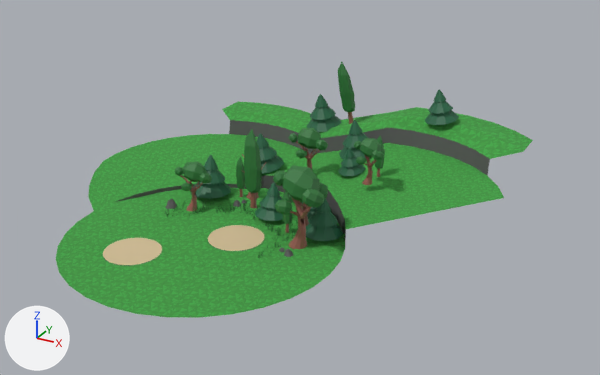
Renders of the glTF model Assets/models/zones/FigthZone1.glb from each side of a commit.
Rendered twice from a 50 mm lens placed at (37.1, -50.5, 32.1), pointed at (5.4, 7.1, 3.3). The lights are fixed; the arrows at lower left show +X, +Y and +Z. Where no turn or scale is listed for an object, it has been applied to the vertices. Vertices at the same position are counted once.

Names of what the first picture shows: 'FightScene', 'zone.001', 'zone.002'.
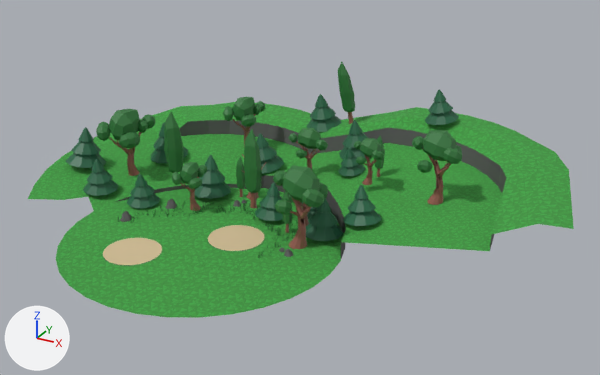
Commit message: Zone 1 foctionnelle (barrieres a corriger)

The change, as a list of edits to the scene's bpy script:
```text
Change me_cube_006:
    remove me_cube_006.from_pydata(...)  # 6782 vertices, 11878 faces; spans x -24.7..14.2, y -12.4..25.3, z -0.4..10.8
    add me_cube_006.from_pydata(...)  # 9217 vertices, 16286 faces; spans x -29.0..21.2, y -12.4..25.3, z -0.4..10.8
    me_cube_006 part 1: the loose piece of 26 vertices spanning x -10.6..-9.7, y 3.6..4.6, z 3.0..4.1 is turned -115.1 degrees about the z axis through its middle, then moved by (-2.2, -1.3, 0.0)
    me_cube_006 part 2: the loose piece of 26 vertices spanning x -12.7..-12.1, y 4.1..4.8, z 3.2..4.0 is turned -115.1 degrees about the z axis through its middle, then moved by (1.3, 0.3, 0.0)
    me_cube_006 part 3: the loose piece of 26 vertices spanning x -12.2..-11.2, y 2.9..3.8, z 2.3..3.1 is multiplied about its middle by the matrix ((-0.231, -1.188, -0.271), (1.011, -0.341, 0.631), (-0.679, -0.103, 1.032)), then moved by (0.9, 0.1, 0.5)
    me_cube_006 part 4: the loose piece of 26 vertices spanning x 3.1..4.1, y 9.6..10.6, z 5.7..6.7 is copied, and the copy is scaled about its middle by (1.5, 1.49, 1.47), then moved by (6.8, -0.8, 1.5); it spans x 9.7..11.1, y 8.6..10.0, z 7.0..8.4
    me_cube_006 part 5: the loose piece of 26 vertices spanning x -13.3..-12.5, y 3.6..4.3, z 3.3..4.1 is multiplied about its middle by the matrix ((1.228, 0.622, -0.089), (-0.622, 1.232, 0.025), (0.091, 0.018, 1.377)), then moved by (19.8, 6.9, 4.0)
    me_cube_006 part 6: the loose piece of 26 vertices spanning x 1.6..3.6, y 10.0..11.5, z 5.7..7.3 is copied, and the copy is scaled about its middle by (1.5, 1.49, 1.47), then moved by (6.3, -0.5, 1.5); it spans x 7.5..10.4, y 9.2..11.4, z 6.8..9.3
    me_cube_006 part 7: the loose piece of 26 vertices spanning x 1.5..2.5, y 9.7..10.6, z 5.0..5.8 is copied, and the copy is scaled about its middle by (1.48, 1.49, 1.5), then moved by (6.1, -0.8, 0.9); it spans x 7.4..8.8, y 8.7..10.0, z 5.8..6.9
    me_cube_006 part 8: the loose piece of 26 vertices spanning x -10.6..-9.7, y 3.6..4.6, z 3.0..4.1 is copied, and the copy is turned -126.1 degrees about the z axis through its middle and scaled by 1.6, then moved by (-12.2, 0.9, 2.0); it spans x -23.1..-21.5, y 4.2..5.9, z 4.7..6.3
    me_cube_006 part 9: the loose piece of 26 vertices spanning x -13.3..-12.5, y 3.6..4.3, z 3.3..4.1 is copied, and the copy is turned -126.1 degrees about the z axis through its middle and scaled by 1.6, then moved by (-7.0, 4.7, 2.1); it spans x -20.6..-19.2, y 8.0..9.4, z 5.1..6.4
    me_cube_006 part 10: the loose piece of 26 vertices spanning x -12.7..-12.1, y 4.1..4.8, z 3.2..4.0 is copied, and the copy is turned -126.1 degrees about the z axis through its middle and scaled by 1.6, then moved by (-7.4, 3.1, 2.0); it spans x -20.3..-19.2, y 7.1..8.1, z 5.0..6.3
    me_cube_006 part 11: the loose piece of 26 vertices spanning x -12.0..-10.8, y 4.7..5.8, z 2.6..3.7 is copied, and the copy is turned -126.1 degrees about the z axis through its middle and scaled by 1.6, then moved by (-8.3, 0.3, 1.7); it spans x -20.5..-18.8, y 4.6..6.5, z 4.0..5.7
    me_cube_006 part 12: the loose piece of 26 vertices spanning x -12.4..-10.4, y 3.4..5.2, z 2.9..4.7 is copied, and the copy is turned -126.1 degrees about the z axis through its middle and scaled by 1.6, then moved by (-9.5, 2.2, 2.2); it spans x -22.1..-19.7, y 4.9..8.1, z 4.6..7.4
    me_cube_006 part 13: the loose piece of 46 vertices spanning x -8.1..-6.3, y 6.5..8.0, z 1.6..7.7 is copied, and the copy is turned 42.3 degrees about the z axis through its middle, then moved by (-8.9, 0.3, 0.0); it spans x -17.0..-15.2, y 6.7..8.2, z 1.6..7.7
    me_cube_006 part 14: the loose piece of 26 vertices spanning x -6.2..-5.3, y 11.7..12.5, z 5.0..5.9 is copied, and the copy is turned -124.2 degrees about the z axis through its middle and scaled by 1.22, then moved by (-7.4, 6.3, 0.1); it spans x -13.7..-12.6, y 17.8..18.9, z 5.0..6.1
    me_cube_006 part 15: the loose piece of 26 vertices spanning x -5.5..-4.9, y 12.2..12.9, z 5.0..5.8 is copied, and the copy is turned -124.2 degrees about the z axis through its middle and scaled by 1.22, then moved by (-7.8, 4.9, 0.1); it spans x -13.5..-12.6, y 17.1..17.9, z 5.0..6.0
    me_cube_006 part 16: the loose piece of 26 vertices spanning x -4.7..-3.5, y 12.8..14.0, z 4.4..5.5 is copied, and the copy is turned -124.2 degrees about the z axis through its middle and scaled by 1.22, then moved by (-8.9, 2.5, -0.1); it spans x -13.7..-12.3, y 15.0..16.6, z 4.2..5.5
    me_cube_006 part 17: the loose piece of 26 vertices spanning x -5.2..-3.2, y 11.4..13.3, z 4.7..6.6 is copied, and the copy is turned -124.2 degrees about the z axis through its middle and scaled by 1.22, then moved by (-9.8, 4.2, 0.1); it spans x -15.0..-13.0, y 15.3..17.9, z 4.6..6.9
    me_cube_006 part 18: 37 vertices moved from x -12.9..-10.4, y 3.6..5.1, z 0.1..4.1 to x -12.5..-11.1, y 2.9..5.4, z 0.1..4.7; 384 vertices removed from x -12.9..-10.3, y 3.2..5.8, z 0.1..4.7; 1728 vertices added at x -29.0..-10.9, y -2.0..22.9, z 0.1..6.0
    me_cube_006 part 19: 1 vertex removed from x 14.1, y 17.4, z 6.0; 407 vertices added at x 2.9..21.2, y 1.8..18.7, z 1.8..7.5
    me_cube_006 part 20: 49 kept faces spanning x -12.5..14.2, y 2.9..24.8, z 1.4..6.0 get new texture (UV) coordinates
```

What differs and where, as boxes (x1, y1, x2, y2) in the pictures (600 x 375 px; the box of a moved part takes in the faces that stretch with it):
'FightScene', reshaped (14% wider): before (56, 62, 533, 318); after (28, 62, 574, 318)
part 1 of me_cube_006, moved or reshaped: before (200, 173, 212, 183); after (171, 172, 181, 185)
part 2 of me_cube_006, moved or reshaped (not visible before): after (198, 169, 204, 177)
part 3 of me_cube_006, moved or reshaped: before (181, 182, 192, 191); after (188, 178, 202, 189)
part 4 of me_cube_006, added: after (444, 148, 462, 164)
part 5 of me_cube_006, moved or reshaped: before (175, 166, 183, 176); after (412, 136, 424, 150)
part 6 of me_cube_006, added (green): after (423, 130, 456, 161)
part 7 of me_cube_006, added: after (417, 160, 432, 173)
part 8 of me_cube_006, added: after (96, 122, 111, 141)
part 9 of me_cube_006, added: after (142, 114, 155, 128)
part 10 of me_cube_006, added: after (138, 120, 148, 133)
part 11 of me_cube_006, added: after (119, 132, 140, 148)
part 12 of me_cube_006, added (green): after (109, 109, 140, 140)
part 13 of me_cube_006, added (green): after (164, 112, 184, 173)
part 14 of me_cube_006, added: after (256, 101, 265, 112)
part 15 of me_cube_006, added: after (253, 105, 261, 115)
part 16 of me_cube_006, added: after (241, 114, 256, 127)
part 17 of me_cube_006, added: after (232, 97, 255, 121)
part 18 of me_cube_006, built on: before (180, 161, 208, 211); after (28, 102, 256, 223)
part 19 of me_cube_006, built on: before (490, 131, 533, 159); after (341, 131, 574, 256)
part 20 of me_cube_006, surface changed: (343, 117, 505, 229) in both
